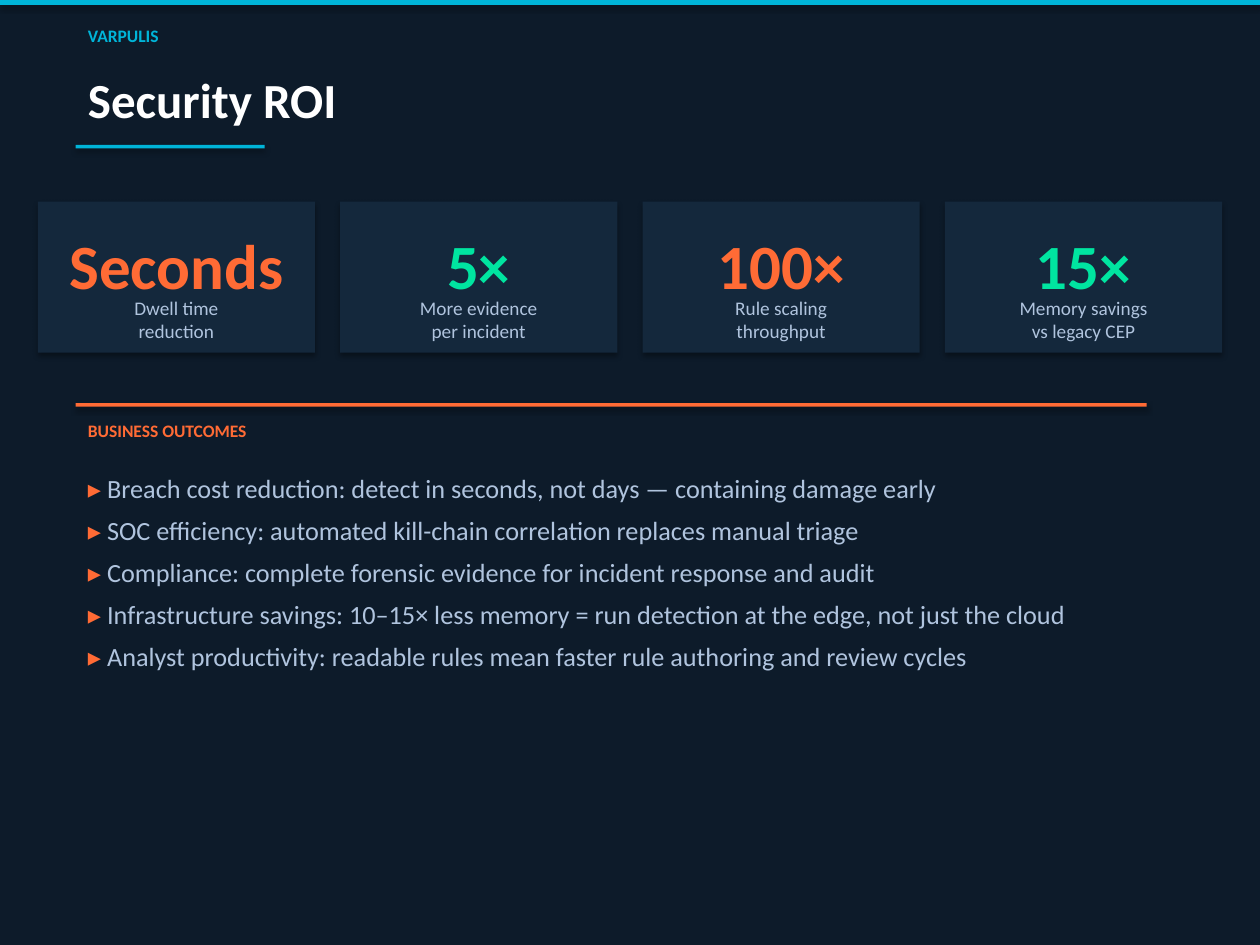
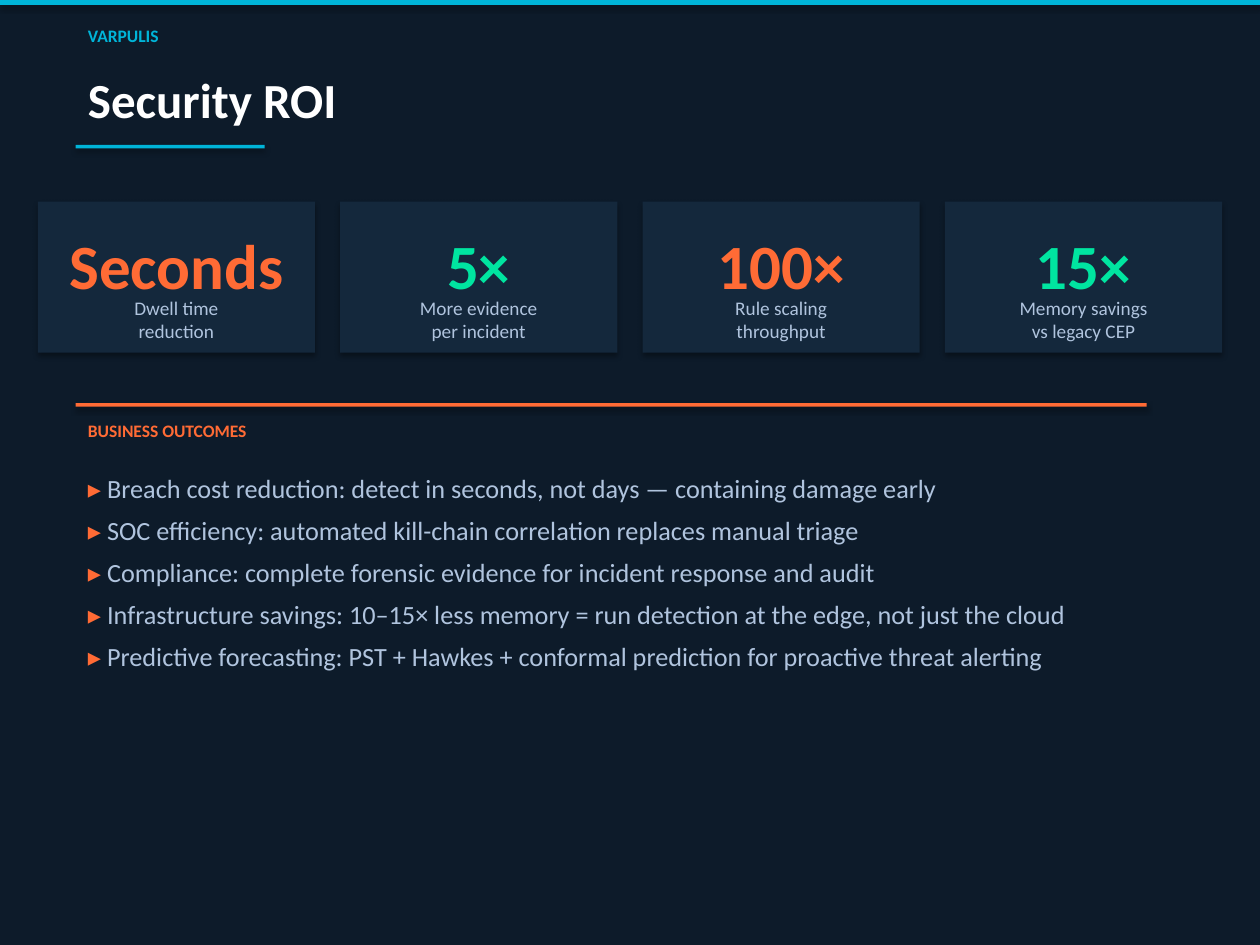
Before and after one commit to varpulis/varpulis, a slide deck: slide 9 of presentations/Varpulis_Cybersecurity.pptx. Drawn at 1260x945 pixels with LibreOffice and Linux fonts; fonts in the diff are those of the drawing. Boxes give left, top, right and bottom in pixels: in the first picture for what was removed or moved away, otherwise in the second. Text is boxed around its words. In the diff, an @@ line names an element or a change of style, - is before the commit and + after.

```diff
--- a/presentations/Varpulis_Cybersecurity.pptx
+++ b/presentations/Varpulis_Cybersecurity.pptx
@@ text at (107,648,1041,671): text changed @@
-▸ Analyst productivity: readable rules mean faster rule authoring and review cycles
+▸ Predictive forecasting: PST + Hawkes + conformal prediction for proactive threat alerting
```
Also in this commit, not shown: 1 other slide changed, 2 slides added, 1 slide removed, 2 other files.
